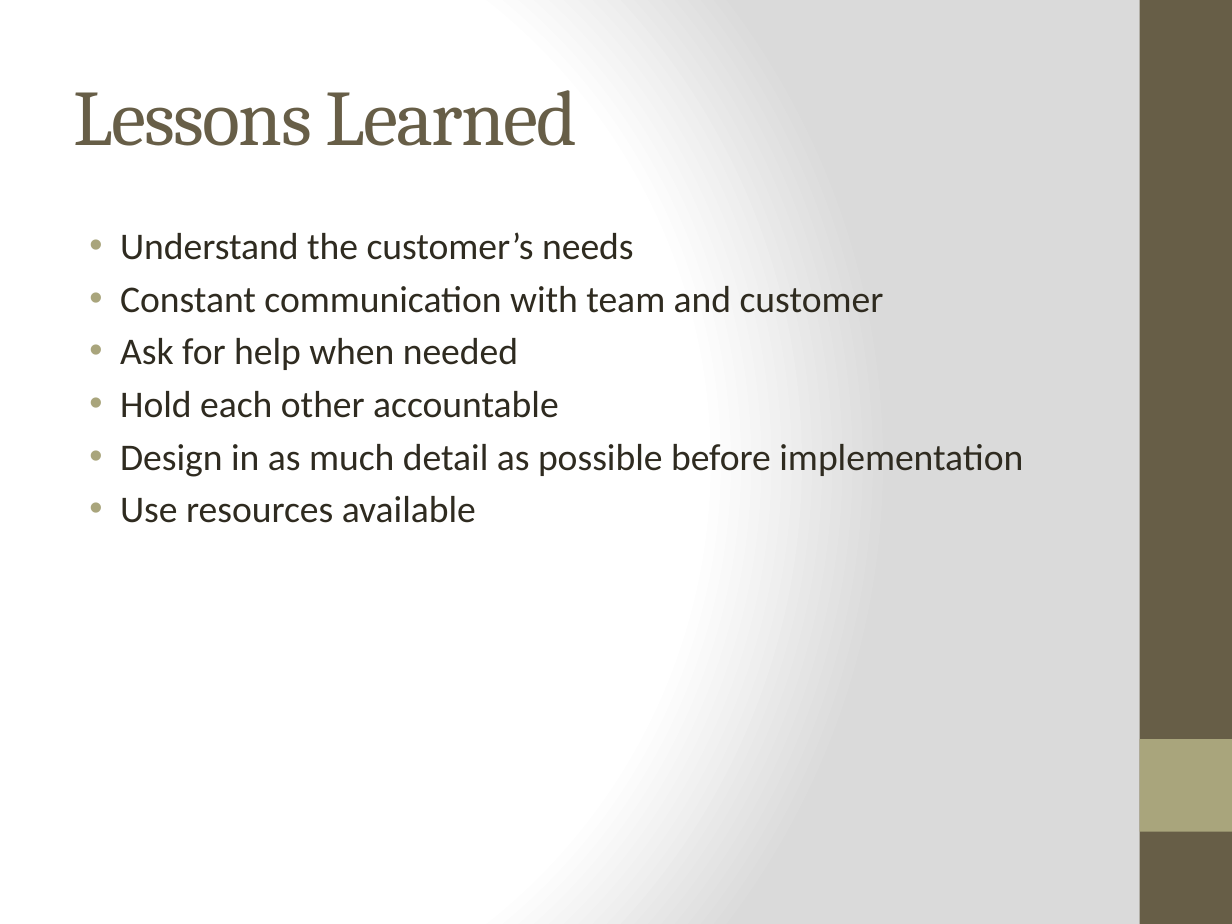
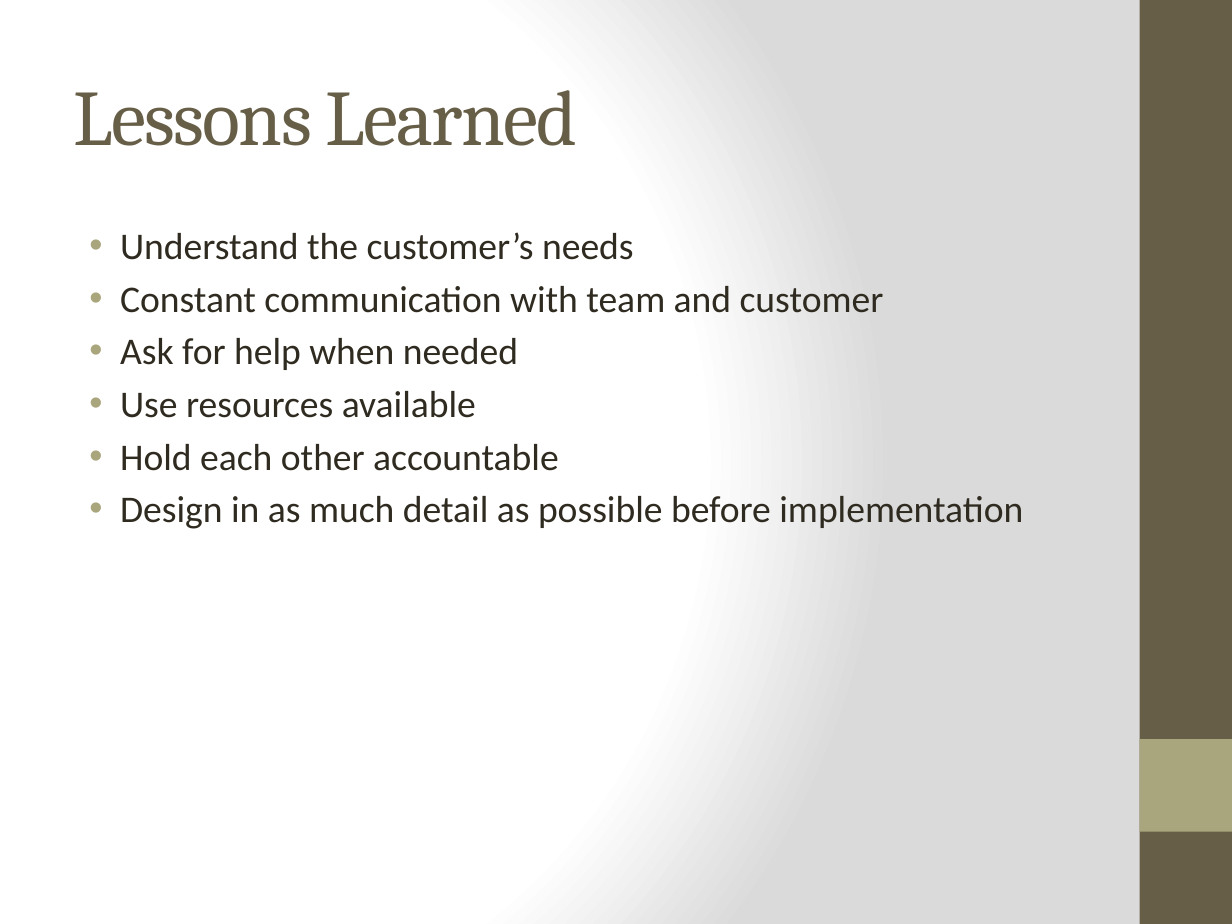
Before and after one commit to qpHalcy0n/SRDesign, a slide deck: slide 36 of Final Presentation/Ink3d Final Presentation.pptx. Drawn at 1232x924 pixels with LibreOffice and Linux fonts; fonts in the diff are those of the drawing. Boxes give left, top, right and bottom in pixels: in the first picture for what was removed or moved away, otherwise in the second. Text is boxed around its words. In the diff, an @@ line names an element or a change of style, - is before the commit and + after.

```diff
--- a/Final Presentation/Ink3d Final Presentation.pptx
+++ b/Final Presentation/Ink3d Final Presentation.pptx
@@ text at (120, 391, 476, 418): paragraph added @@
+• Use resources available
@@ text at (120, 496, 476, 523): paragraph removed @@
-• Use resources available
```
Also in this commit, not shown: 1 other slide changed, 12 other files.
